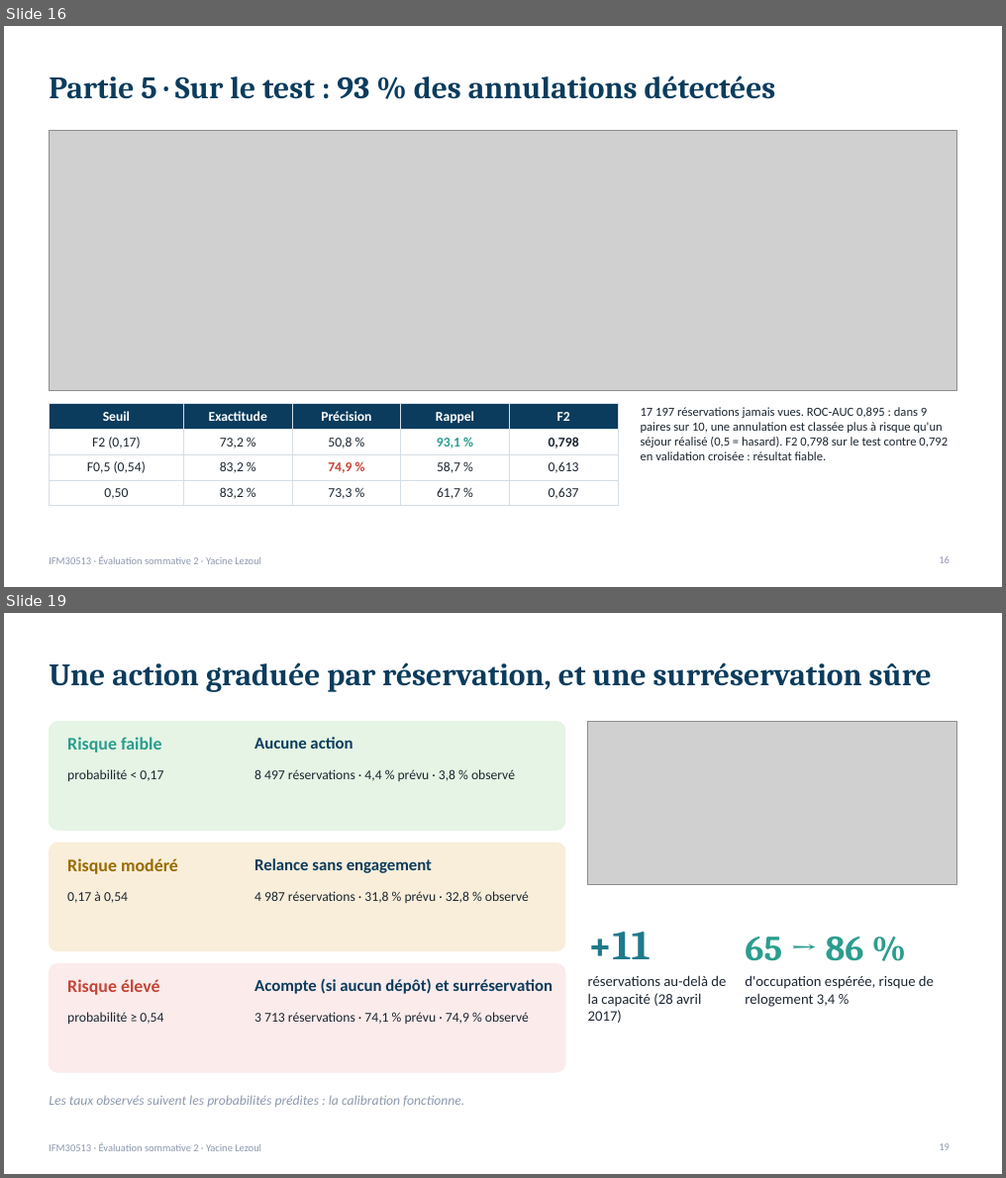
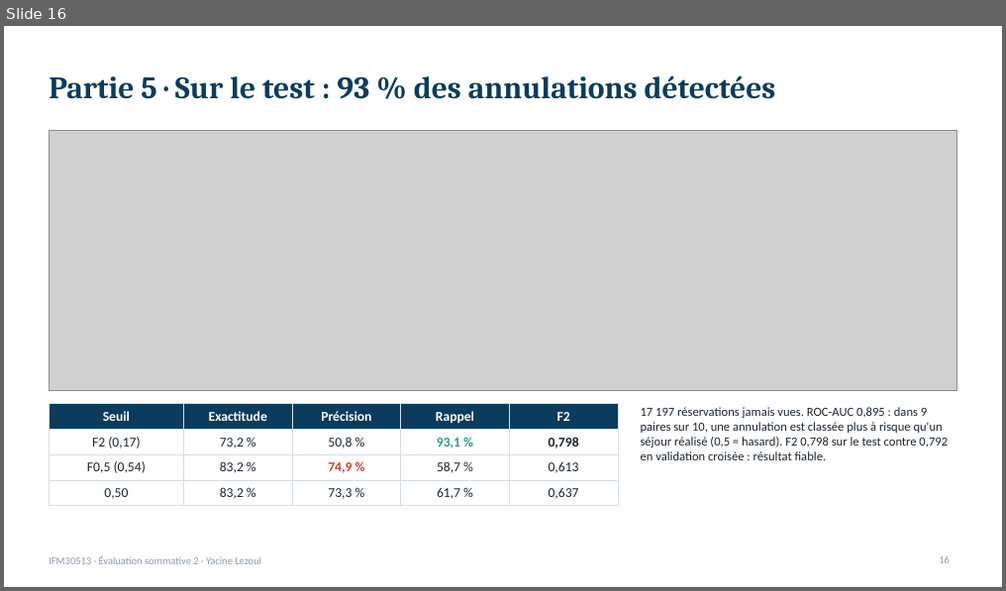
Before and after one commit to lezoul/hotel-cancellation-pipeline, a slide deck: reports/presentation_annulations.pptx. Shown one above the other, each under a label of ours: slides 16 and 19 before the commit, slide 16 after it; the slides between them are not shown. The pictures are 1006x1178 and 1006x591 pixels, drawn with LibreOffice and Linux fonts; fonts in the diff are those of the drawing; grey boxes stand for pictures. Boxes give left, top, right and bottom in pixels: in the first picture for what was removed or moved away, otherwise in the second. Text is boxed around its words. In the diff, an @@ line names an element or a change of style, - is before the commit and + after.

```diff
--- a/reports/presentation_annulations.pptx
+++ b/reports/presentation_annulations.pptx
@@ slide 19 removed at [4,613,1002,1174], background #FFFFFF; not listed: 1 template element that a slide beside it also shows @@
@@ title removed at [49,663,932,692] @@
-Une action graduée par réservation, et une surréservation sûre
@@ rounded rectangle removed at [49,722,565,830] @@
@@ picture removed at [588,722,957,884] @@
@@ text removed at [67,737,162,753] @@
-Risque faible
@@ text removed at [254,737,352,749] @@
-Aucune action
@@ text removed at [67,769,163,782] @@
-probabilité < 0,17
@@ text removed at [254,769,515,781] @@
-8 497 réservations · 4,4 % prévu · 3,8 % observé
@@ rounded rectangle removed at [49,843,565,952] @@
@@ text removed at [67,859,178,874] @@
-Risque modéré
@@ text removed at [254,859,432,873] @@
-Relance sans engagement
@@ text removed at [67,891,128,903] @@
-0,17 à 0,54
@@ text removed at [254,891,529,903] @@
-4 987 réservations · 31,8 % prévu · 32,8 % observé
@@ text removed at [588,932,650,959] @@
-+11
@@ text removed at [745,936,864,961] @@
-65 → 86 %
@@ rounded rectangle removed at [49,964,565,1072] @@
@@ text removed at [67,979,160,995] @@
-Risque élevé
@@ text removed at [254,978,552,994] @@
-Acompte (si aucun dépôt) et surréservation
@@ text removed at [588,975,726,1023] @@
-réservations au-delà de la capacité (28 avril 2017)
@@ text removed at [745,975,934,1007] @@
-d'occupation espérée, risque de relogement 3,4 %
@@ text removed at [67,1012,163,1025] @@
-probabilité ≥ 0,54
@@ text removed at [254,1012,529,1024] @@
-3 713 réservations · 74,1 % prévu · 74,9 % observé
@@ text removed at [49,1095,464,1107] @@
-Les taux observés suivent les probabilités prédites : la calibration fonctionne.
@@ page number removed at [939,1144,949,1151] @@
-19
```
Also in this commit, not shown: 3 slides changed, 2 other slides removed, 1 other file.
